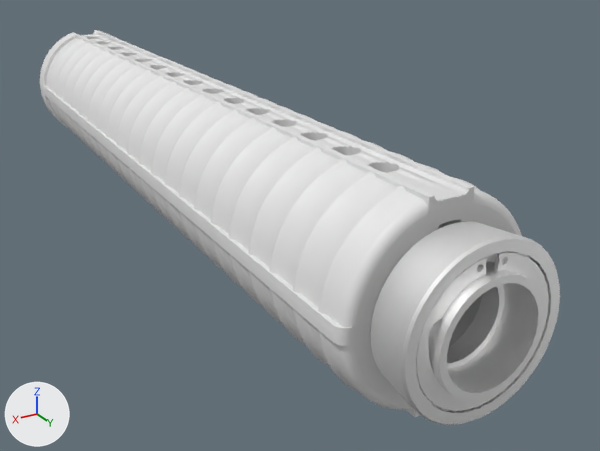
What one commit did to the Blender file Blends/handguard/M16A2 long handguard.blend.
The view is the same before and after, from a 50 mm camera at (0.1325, 0.1251, 0.1042) aimed at (-0.025, -0.1374, -0.0271). Lighting does not change. The marker at lower left points along +X, +Y and +Z.

Names of what the first picture shows: 'handguard_ar15_kac_ris_LOD0.168'.
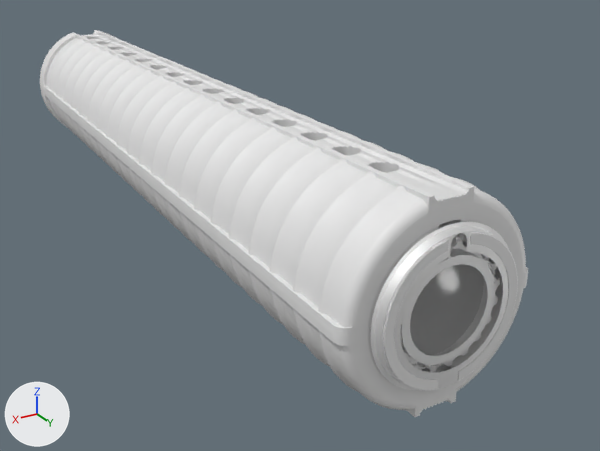
Location of each change, [x1, y1, x2, y2] in pixels of the pictures (600 x 451 px):
'handguard_ar15_kac_ris_LOD0.168', reshaped (6% narrower): before [40, 30, 560, 425]; after [40, 30, 528, 417]
part 1 of me_handguard_ar15_kac_ris_lod0_168, deleted: before [401, 235, 560, 425]
part 2 of me_handguard_ar15_kac_ris_lod0_168, cut back: before [140, 62, 525, 417]; after [140, 62, 527, 417]

The change in detail:
me_handguard_ar15_kac_ris_lod0_168 is used by ob_handguard_ar15_kac_ris_lod0_168; location (0.0, 0.0, 0.0).
me_handguard_ar15_kac_ris_lod0_168 had 12385 vertices, 22169 faces and spanned x -0.033..0.033, y -0.326..-0.003, z -0.035..0.03.
me_handguard_ar15_kac_ris_lod0_168 now has 11159 vertices, 21051 faces and spans x -0.033..0.033, y -0.326..-0.018, z -0.035..0.03.
me_handguard_ar15_kac_ris_lod0_168 part 1: 45 loose pieces with 975 vertices, spanning x -0.026..0.026, y -0.021..-0.003, z -0.029..0.023, are deleted.
me_handguard_ar15_kac_ris_lod0_168 part 2: 179 vertices moved within x -0.031..0.031, y -0.232..-0.018, z -0.033..0.028; 251 vertices removed from x -0.026..0.026, y -0.024..-0.003, z -0.029..0.023.
